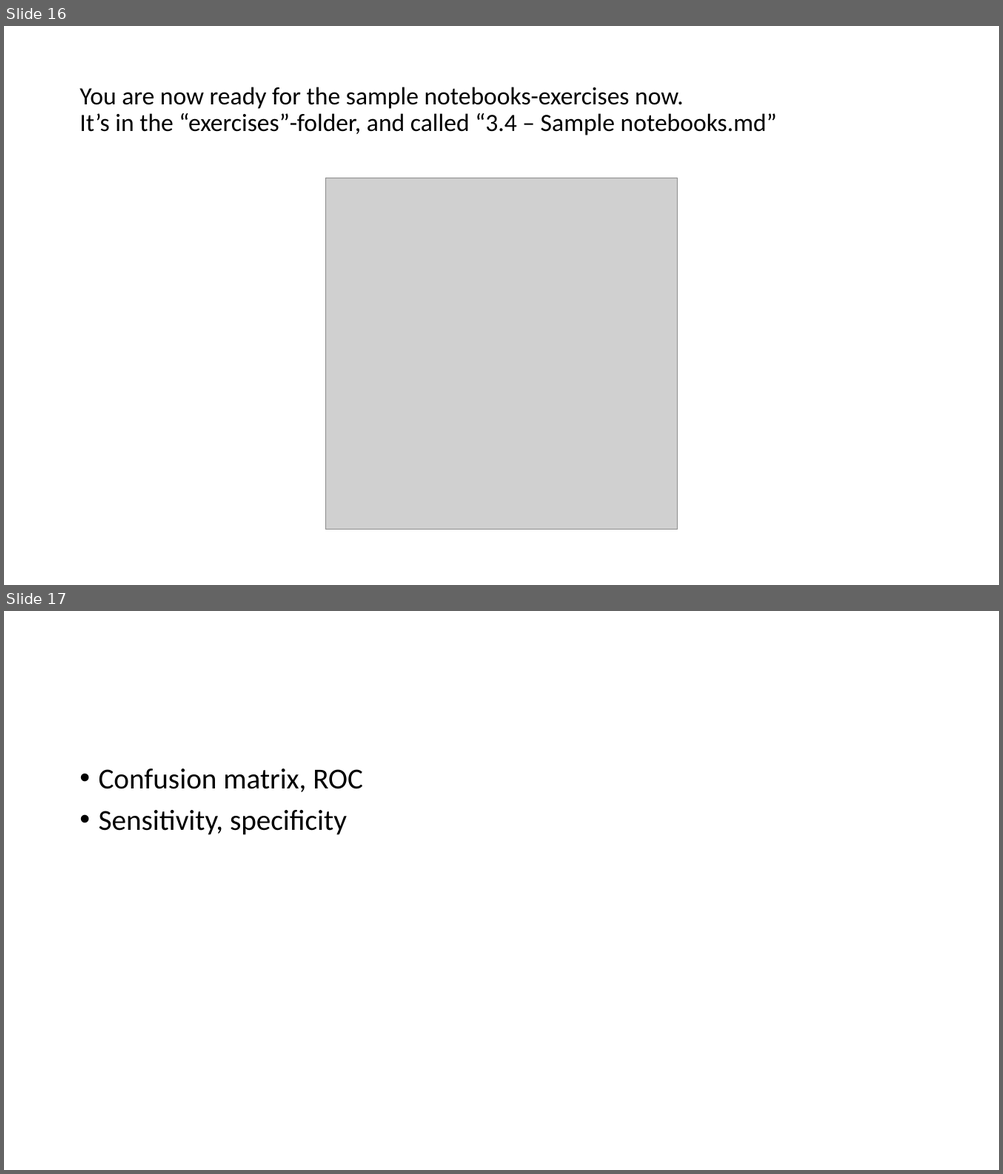
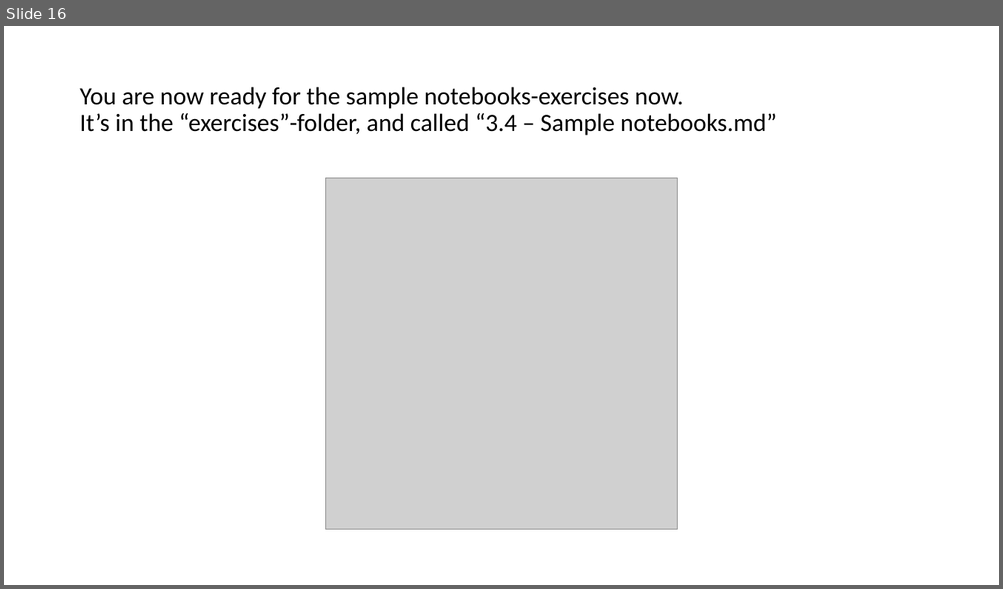
Before and after one commit to mjochen/CloudAI, a slide deck: PPT/3 - Implementing a pipeline.pptx. Shown one above the other, each under a label of ours: slides 16 and 17 before the commit, slide 16 after it. The pictures are 1003x1174 and 1003x589 pixels, drawn with LibreOffice and Linux fonts; fonts in the diff are those of the drawing; grey boxes stand for pictures. Boxes give left, top, right and bottom in pixels: in the first picture for what was removed or moved away, otherwise in the second. Text is boxed around its words. In the diff, an @@ line names an element or a change of style, - is before the commit and + after.

```diff
--- a/PPT/3 - Implementing a pipeline.pptx
+++ b/PPT/3 - Implementing a pipeline.pptx
@@ slide 17 removed at bbox=[4, 611, 999, 1170], background #FFFFFF @@
@@ text removed at bbox=[99, 769, 363, 835] @@
-• Confusion matrix, ROC
-• Sensitivity, specificity
```
Also in this commit, not shown: 1 slide changed, 3 slides added, 7 other files.
